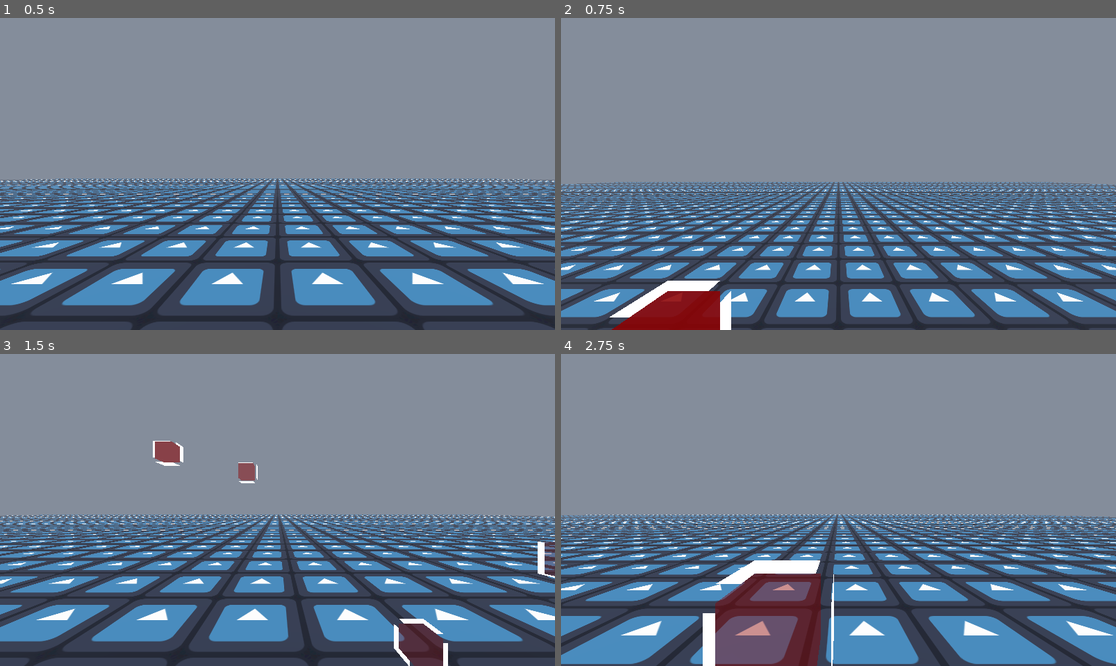
Above: before the commit, frames 1-4 (two rows, left to right).
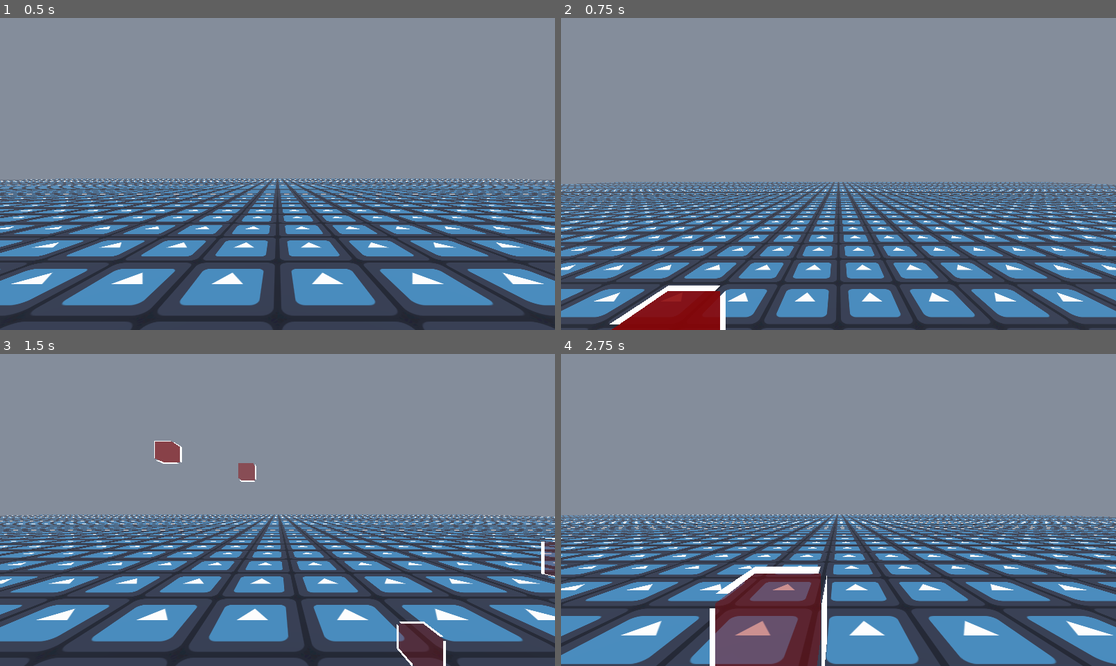
Above: after the commit, the same moments.

Repository: Exponential182/3-Programmers-In-A-Trench-Coat
Game: Godot game, scene res://prefabs/world.tscn
The game is run twice, just before and just after one commit, with the same random seed, the same clock (stepped at 60 frames per second) and the same inputs. The engine's default icon, where the game draws it, is replaced by a stand-in: a white triangle on a blue panel in a dark square.
Inputs:
- Up to frame 1 (0.5 s): no input
- Up to frame 2 (0.75 s): tap Enter (ui_accept) at 0.5 s; hold Right (ui_right) from 0.53 s (still down)
- Up to frame 3 (1.5 s): tap Enter (ui_accept) at 0.77 s; release Right (ui_right) at 1.28 s; hold Down (ui_down) from 1.28 s (still down)
- Up to frame 4 (2.75 s): tap Enter (ui_accept) at 1.52 s; release Down (ui_down) at 2.03 s; hold Right (ui_right) from 2.03 s (still down)

Frame 1 is identical in both runs. In frame 2, 0.5% of the frame differs, in the area x 8-31%, y 84-100%; in frame 3, 0.4%; in frame 4, 1.0%, in the area x 25-50%, y 66-100%.

Commit message:
change grow amount

Diff:
--- a/assets/sfx/red.tres
+++ b/assets/sfx/red.tres
@@ -5,7 +5,7 @@
 transparency = 1
 shading_mode = 0
 grow = true
-grow_amount = 0.02
+grow_amount = 0.01
 stencil_mode = 3
 stencil_flags = 1
 stencil_compare = 5
@@ -20,4 +20,3 @@
 stencil_mode = 1
 stencil_flags = 2
 stencil_color = Color(1, 1, 1, 1)
-stencil_outline_thickness = 0.02
